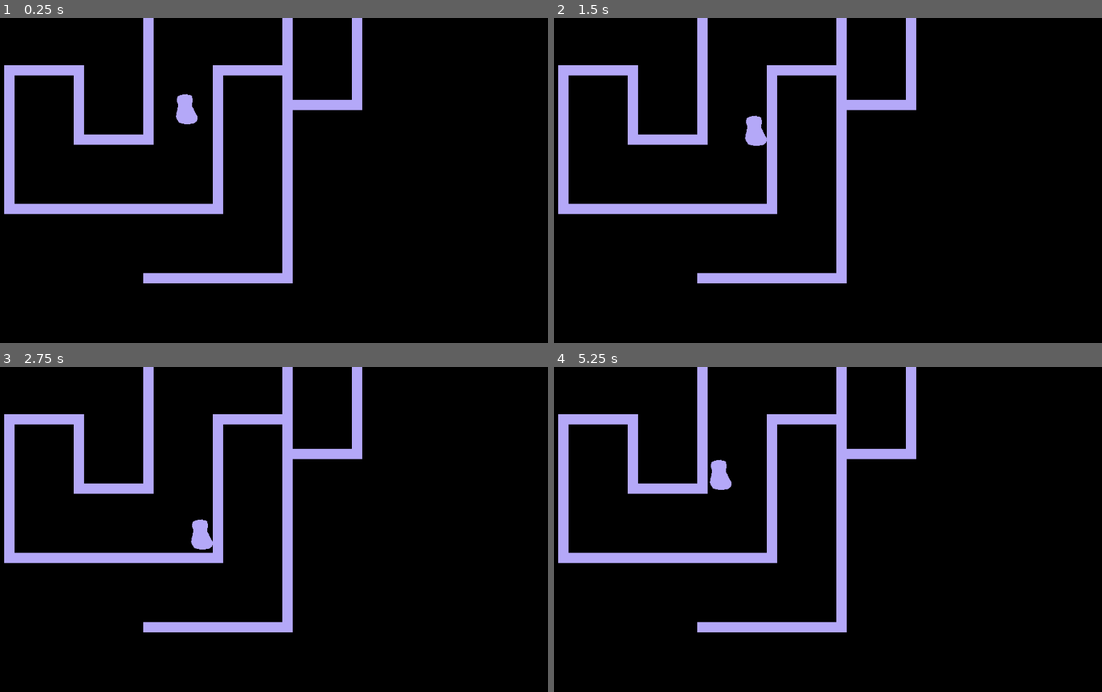
Above: before the commit, frames 1-4 (two rows, left to right).
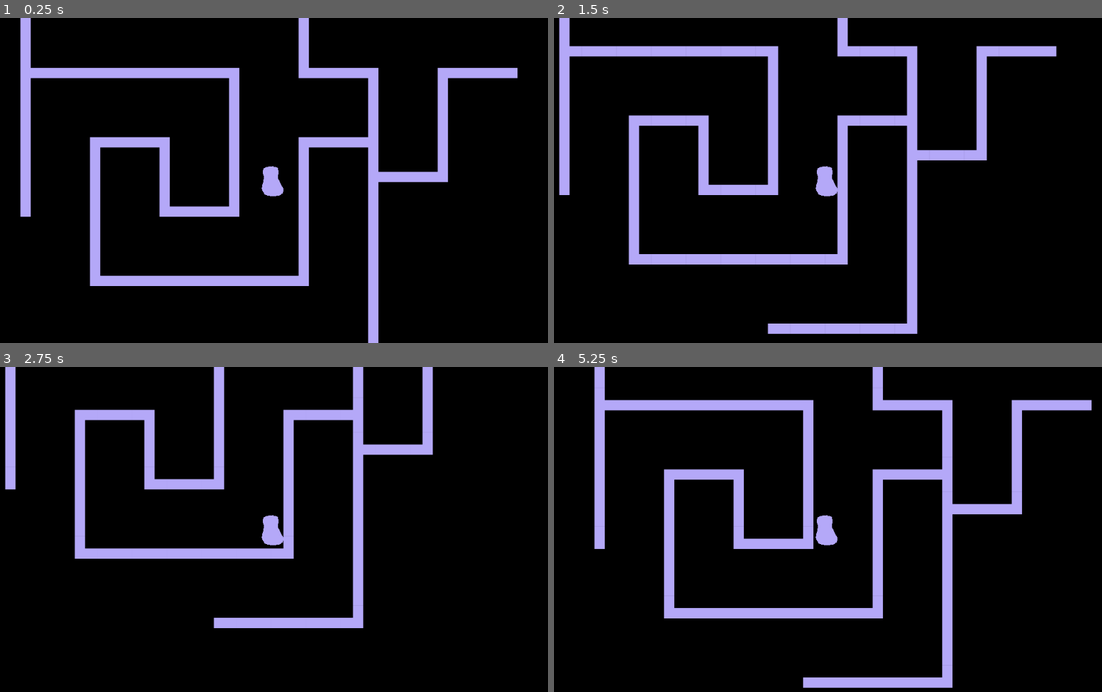
Above: after the commit, the same moments.

Repository: TriusMalarky/Maze_Runner_Test
Game: Godot game, scene res://1.tscn
Two runs of this game, one before a commit and one after it. Both use one fixed random seed, a clock stepped at 60 frames per second and the inputs below.
Inputs:
- Up to frame 1 (0.25 s): no input
- Up to frame 2 (1.5 s): tap Enter at 0.5 s; hold Right (right) 0.53-1.28 s; tap Space at 1.25 s; hold S (down) from 1.28 s (still down)
- Up to frame 3 (2.75 s): release S (down) at 2.03 s; hold Right (right) from 2.03 s (still down)
- Up to frame 4 (5.25 s): tap Enter at 2.75, 5 s; release Right (right) at 2.78 s; hold W (up) 2.78-3.53 s; hold A (left) 3.53-5.03 s; tap Space at 4.25 s; hold S (down) from 5.03 s (still down)

The runs differ from the first frame. In frame 1, 17% of the frame differs, in the area x 0-95%, y 0-100%; in frame 2, 16%; in frame 3, 11%; in frame 4, 20%, in the area x 0-99%, y 0-99%.

Commit message:
Tilemap Art Update
Updated the tilemap Sprites because there were white lines in between the tiles.

Diff:
--- a/1.tscn
+++ b/1.tscn
@@ -39,6 +39,9 @@
 
 [sub_resource type="ConvexPolygonShape2D" id=14]
 points = PoolVector2Array( 23, 0, 42, 0, 42, 42, 0, 42, 0, 23, 23, 23 )
+
+[sub_resource type="ConvexPolygonShape2D" id=15]
+points = PoolVector2Array( 0, 23, 64, 23, 64, 42, 42, 42, 42, 64, 23, 64, 23, 42, 0, 42 )
 
 [sub_resource type="TileSet" id=1]
 0/name = "Tilemap.png 0"
@@ -135,6 +138,12 @@
 "one_way_margin": 1.0,
 "shape": SubResource( 14 ),
 "shape_transform": Transform2D( 1, 0, 0, 1, 0, 0 )
+}, {
+"autotile_coord": Vector2( 0, 2 ),
+"one_way": false,
+"one_way_margin": 1.0,
+"shape": SubResource( 15 ),
+"shape_transform": Transform2D( 1, 0, 0, 1, 0, 0 )
 } ]
 0/z_index = 0
 
@@ -159,3 +168,6 @@
 [node name="Sprite" type="Sprite" parent="KinematicBody2D"]
 position = Vector2( 4, 2 )
 texture = ExtResource( 2 )
+
+[node name="Camera2D" type="Camera2D" parent="KinematicBody2D"]
+current = true
Not shown: 1 places in 1.tscn that only renumber resources
Binary file changed: Tilemap.png
Not shown, changed: Raw Projects/Tilemap.xcf
